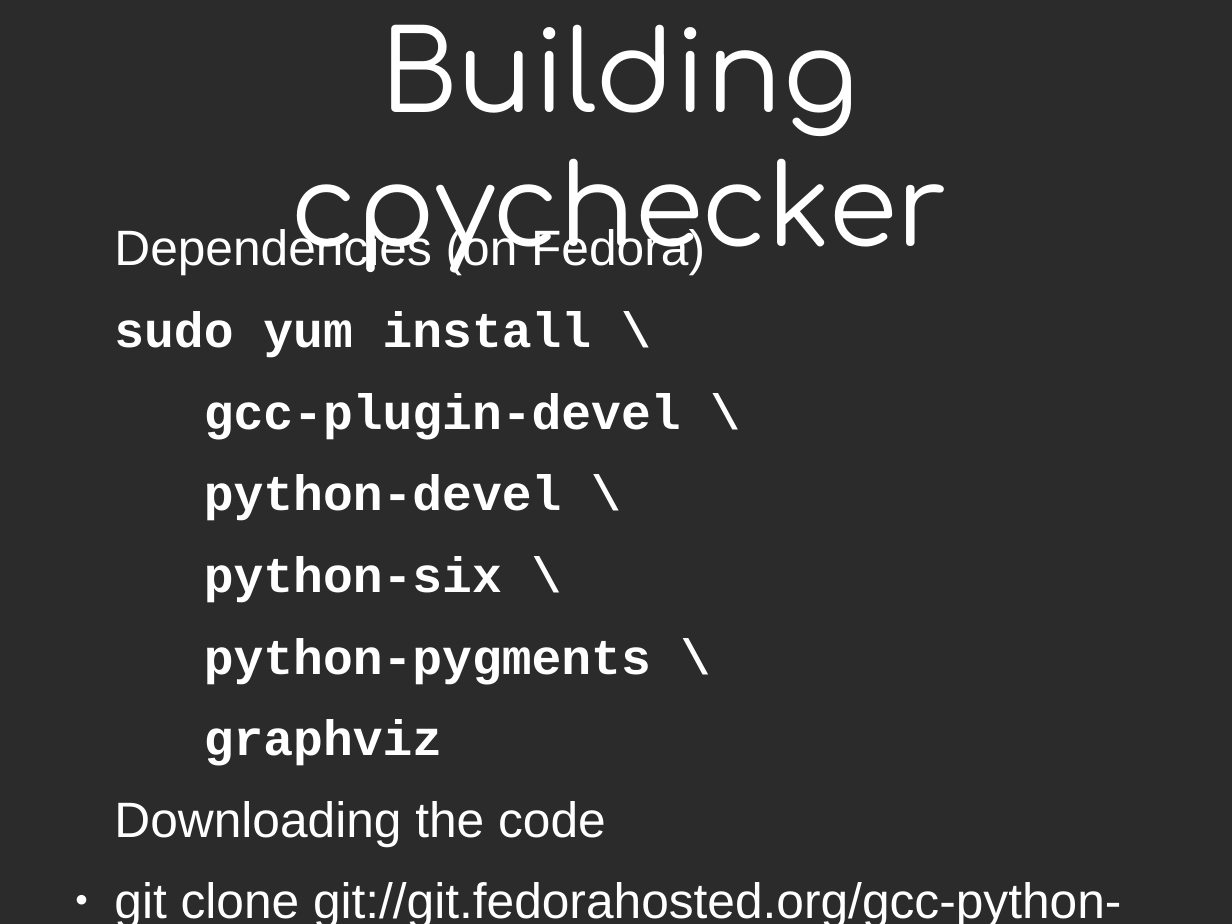
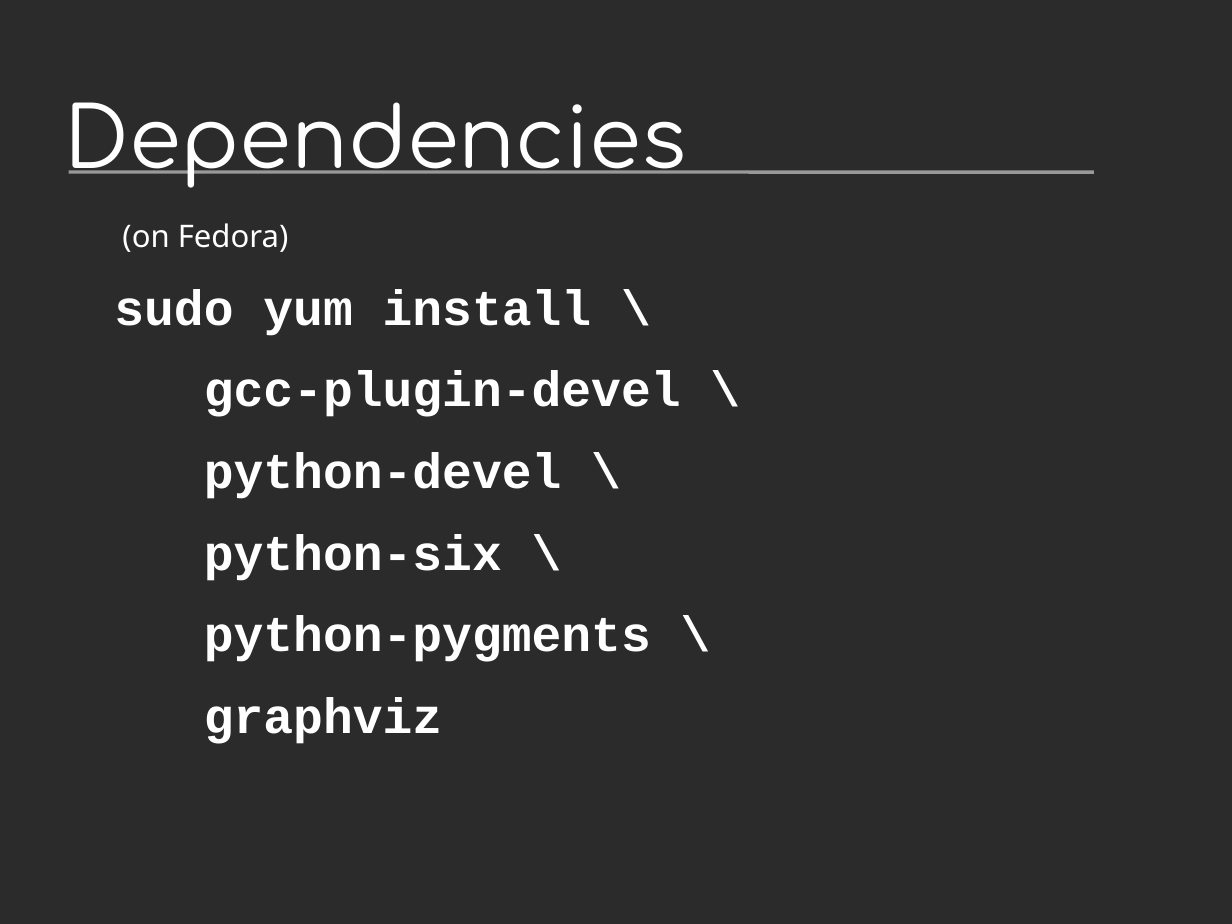
Before and after one commit to davidmalcolm/PyCon-US-2013-Talk, a slide deck: slide 19 of Death By 1000 Leaks - Static Analysis of Hundreds of Python Extension Modules.odp (slide 14 before the commit). Drawn at 1232x924 pixels with LibreOffice and Linux fonts; fonts in the diff are those of the drawing; background and template pictures are left out; a plain dark background stands for a picture behind light text. Boxes give left, top, right and bottom in pixels: in the first picture for what was removed or moved away, otherwise in the second. Text is boxed around its words. In the diff, an @@ line names an element or a change of style, - is before the commit and + after.

```diff
--- a/Death By 1000 Leaks - Static Analysis of Hundreds of Python Extension Modules.odp
+++ b/Death By 1000 Leaks - Static Analysis of Hundreds of Python Extension Modules.odp
@@ title removed at (x1=290, y1=24, x2=948, y2=272) @@
-Building cpychecker
@@ title added at (x1=65, y1=102, x2=687, y2=187), 54 pt, text #FFFFFF @@
+Dependencies
@@ line added from (68, 172) to (1094, 172), #999999 2.15 pt @@
@@ text at (x1=122, y1=223, x2=289, y2=252): text changed; size 32 to 20 pt; font Arial to Noto Sans @@
-Dependencies (on Fedora)
+(on Fedora)
@@ text at (x1=114, y1=801, x2=1121, y2=924): paragraphs removed @@
-Downloading the code
-● git clone git://git.fedorahosted.org/gcc-python-plugin.git
```
Also in this commit, not shown: 6 other slides changed, 20 slides added, 2 other files.
